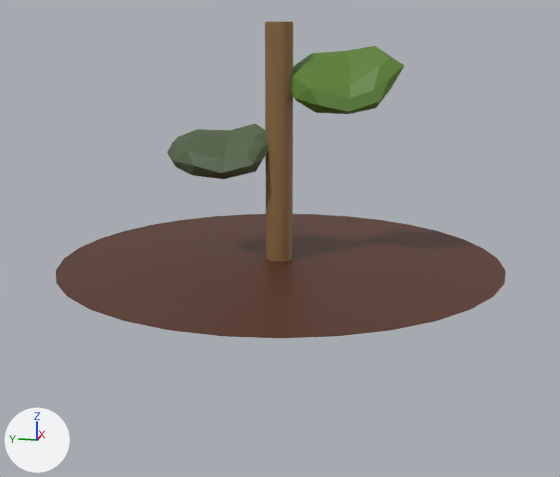
The glTF model assets/glb/potted_plant_small.glb, before and after one commit.
Before and after are seen from a 50 mm lens placed at (-9.65, -1.92, 4.22), pointed at (-0.06, 0.0, 1.82). Lighting does not change. The marker at lower left points along +X, +Y and +Z. Where no turn or scale is listed for an object, it has been applied to the vertices.
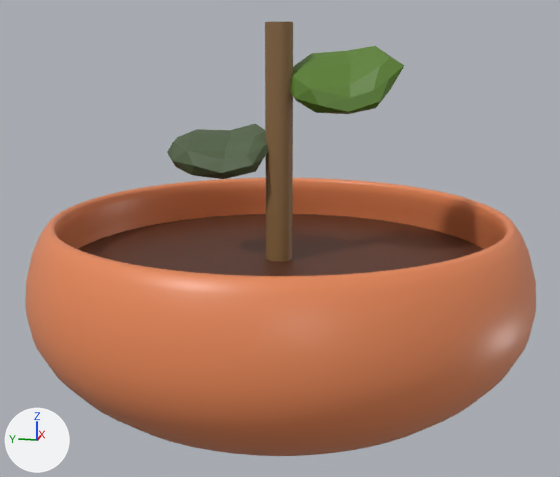
The newer file is also rescaled (x0.0835), turned or shifted as a whole; pictures and numbers use the older file's frame.

Where the change shows, as pixel boxes [x1, y1, x2, y2] in the pictures (560 x 477 px):
'Cube', now drawn (orange)
    after: [25, 178, 536, 456]
'Circle', unchanged, covered by the edit
    before: [56, 214, 506, 338]
    after: [78, 214, 484, 276]

Edits to the bpy script that builds the scene:
```text
Add mat_material:
    mat_material = principled_material('Material')
    mat_material.base_color = (0.8, 0.248, 0.0983)  # orange #e78858
    mat_material.roughness = 0.4
Add me_cube:
    me_cube.from_pydata(...)  # 2178 vertices, 4352 faces; spans x -3.21..3.21, y -3.21..3.21, z -0.39..2.14
    me_cube.materials.append(mat_material)  # orange #e78858
Change ob_cube:
    ob_cube: bpy.data.objects.new('Cube', None) -> bpy.data.objects.new('Cube', me_cube)
```
